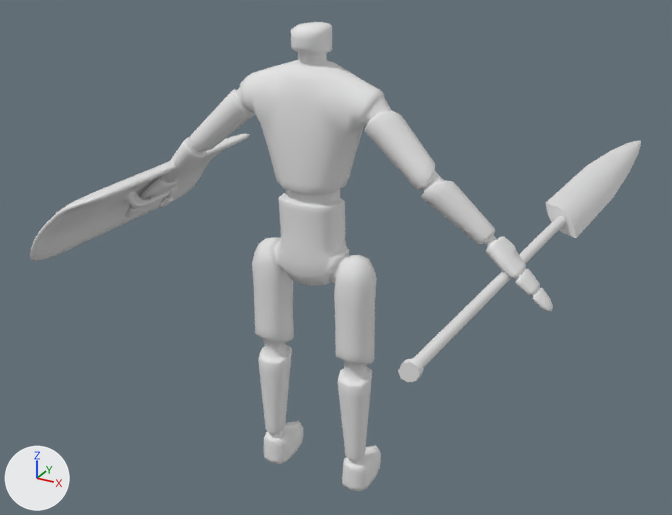
Renders of the FBX model Animation/Export/Enemy1/Enemy1.fbx from each side of a commit.
Both versions are drawn from a 50 mm lens placed at (1.48, -2.52, 2.16), pointed at (-0.14, 0.42, 0.69). The lights are fixed; the arrows at lower left show +X, +Y and +Z. Where no turn or scale is listed for an object, it has been applied to the vertices.

The first picture shows 'Enemy1', 'Shield', 'Spear'.
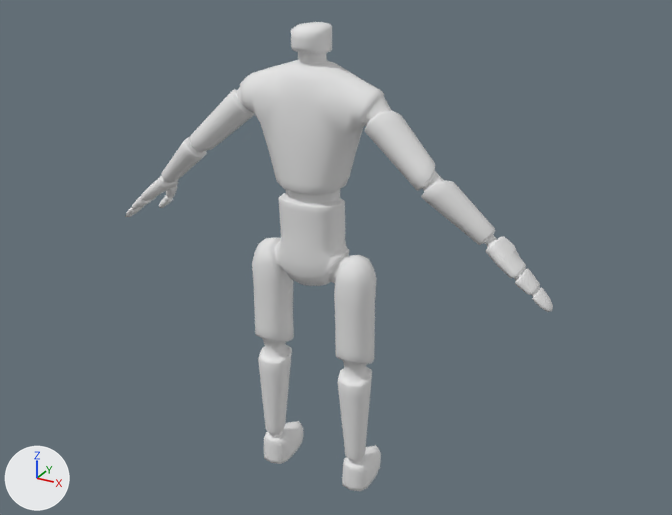
Pixel boxes [x1, y1, x2, y2] of what changed, in the pictures (672 x 515 px):
'Spear', deleted: before [398, 141, 641, 383]
'Shield', deleted: before [30, 134, 250, 261]

What the commit changed:
Object 'Spear' (ob_spear) is deleted.
Object 'Shield' (ob_shield) is deleted.
